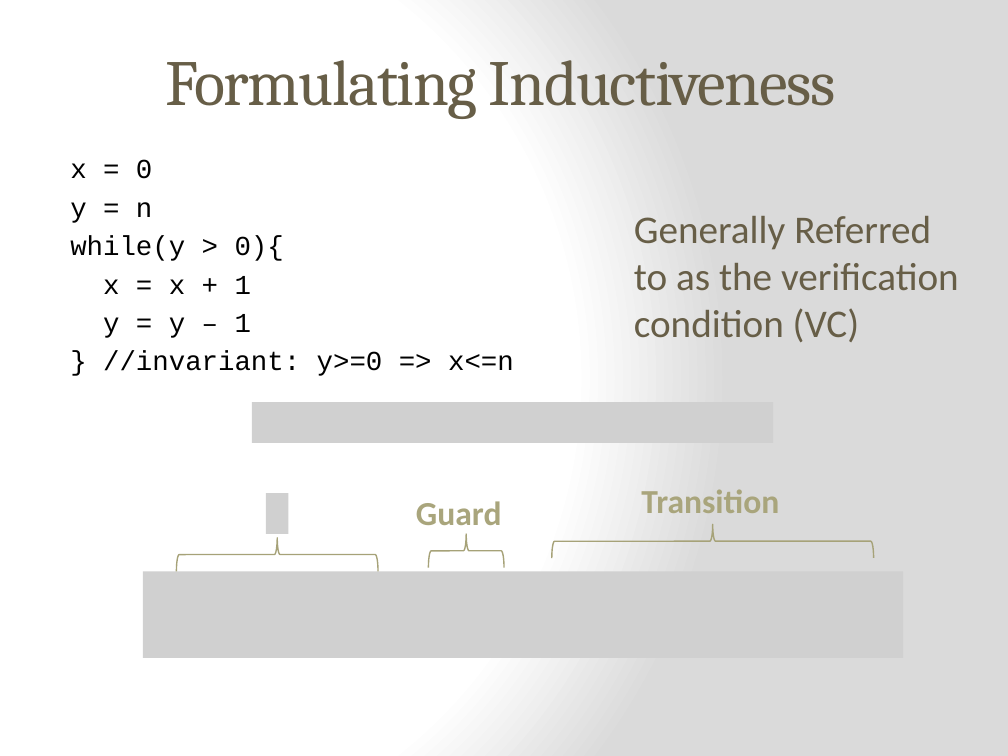
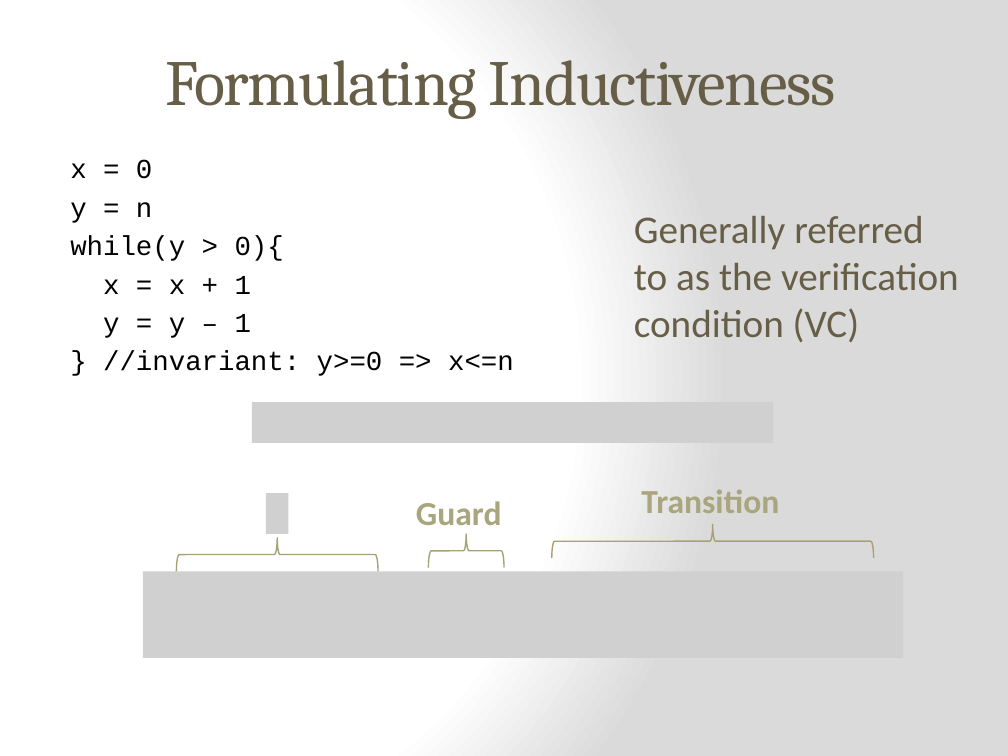
Before and after one commit to epfl-lara/leon, a slide deck: slide 6 of slides/Invariant&BoundInference.pptx. Drawn at 1008x756 pixels with LibreOffice and Linux fonts; fonts in the diff are those of the drawing; grey boxes stand for pictures. Boxes give left, top, right and bottom in pixels: in the first picture for what was removed or moved away, otherwise in the second. Text is boxed around its words. In the diff, an @@ line names an element or a change of style, - is before the commit and + after.

```diff
--- a/slides/Invariant&BoundInference.pptx
+++ b/slides/Invariant&BoundInference.pptx
@@ text at [634, 216, 959, 342]: text changed @@
-Generally Referred to as the verification condition (VC)
+Generally referred to as the verification condition (VC)
```
Also in this commit, not shown: 5 other slides changed.
